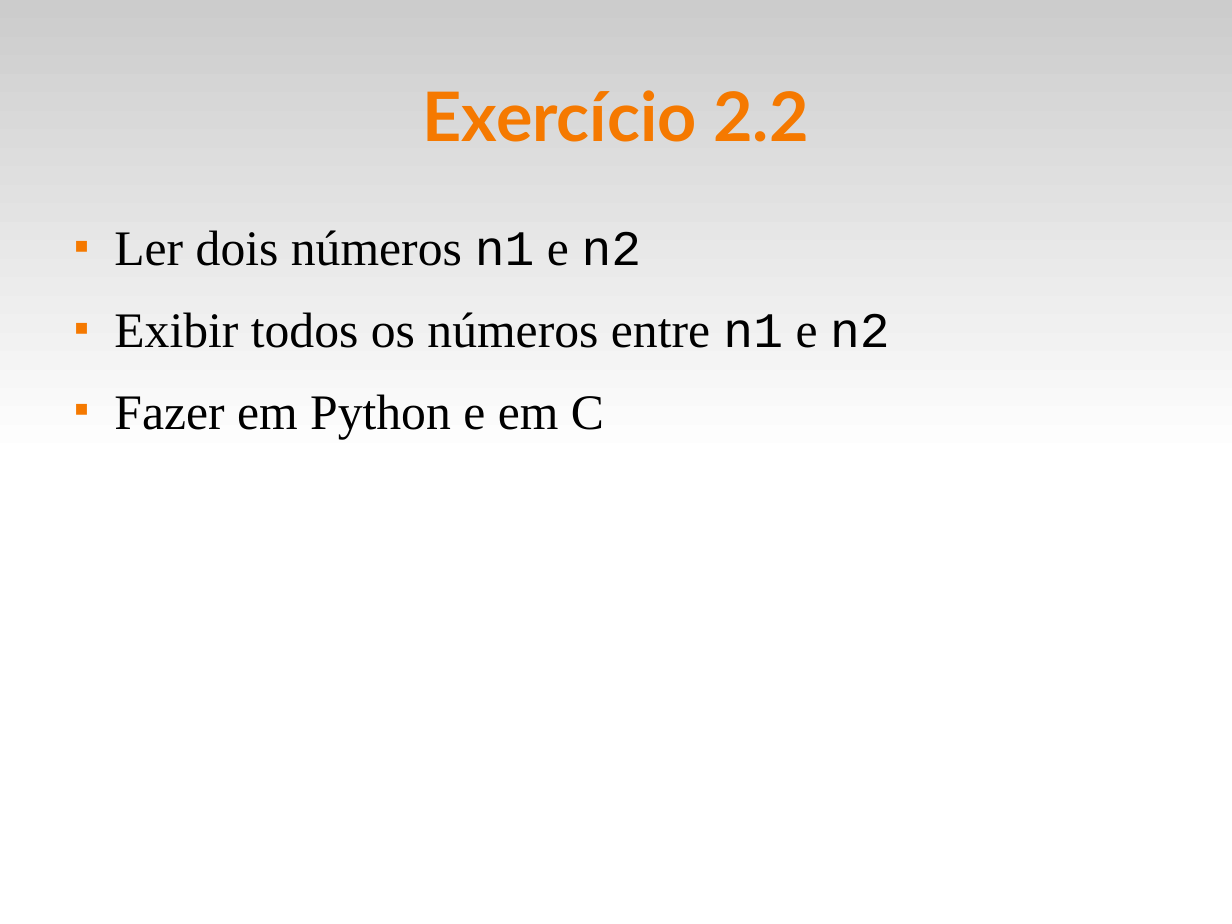
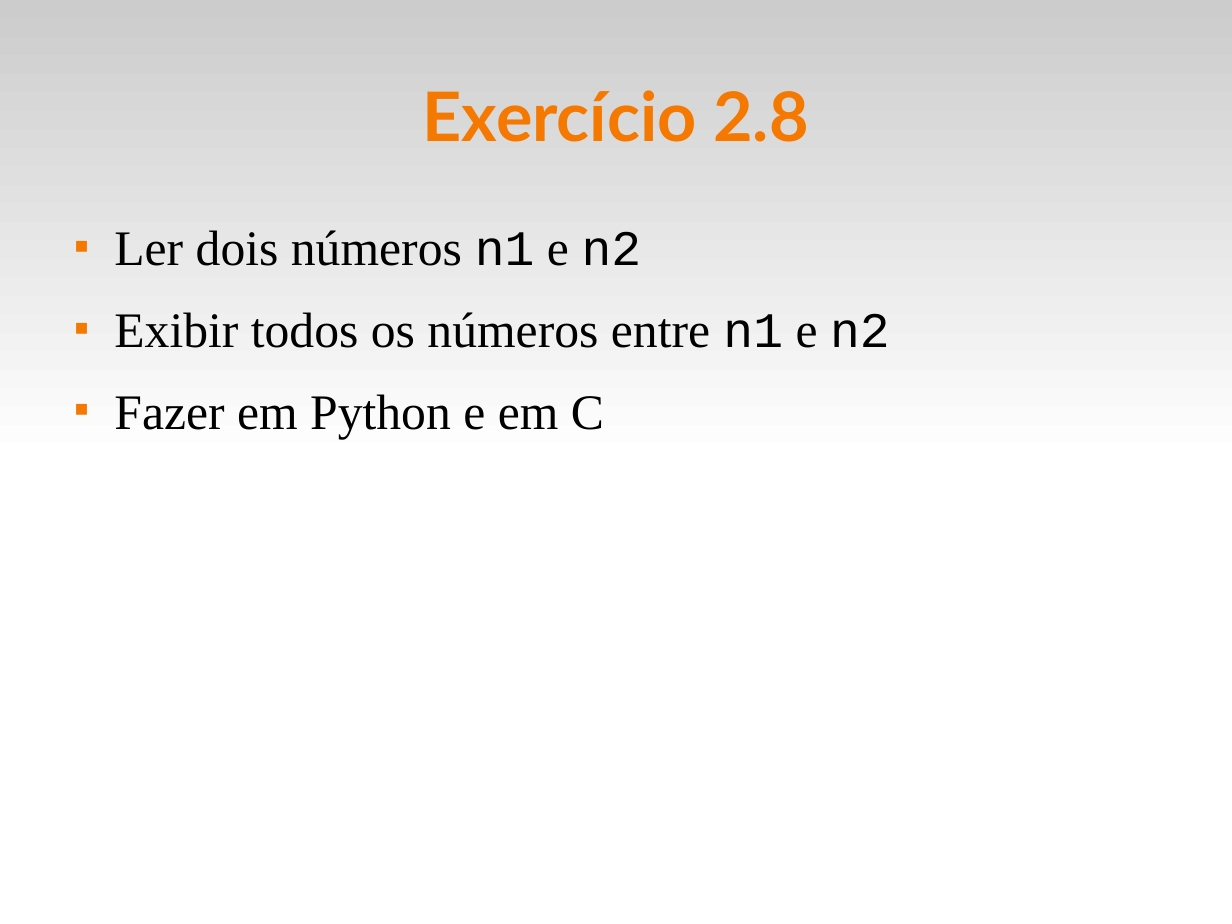
Before and after one commit to fsantanna-uerj/LP1, a slide deck: slide 9 of Slides/lp1-02-c.odp. Drawn at 1232x924 pixels with LibreOffice and Linux fonts; fonts in the diff are those of the drawing. Boxes give left, top, right and bottom in pixels: in the first picture for what was removed or moved away, otherwise in the second. Text is boxed around its words. In the diff, an @@ line names an element or a change of style, - is before the commit and + after.

```diff
--- a/Slides/lp1-02-c.odp
+++ b/Slides/lp1-02-c.odp
@@ title at bbox=[423, 90, 808, 142]: text changed @@
-Exercício 2.2
+Exercício 2.8
```
Also in this commit, not shown: 1 other slide changed, 1 other file.
